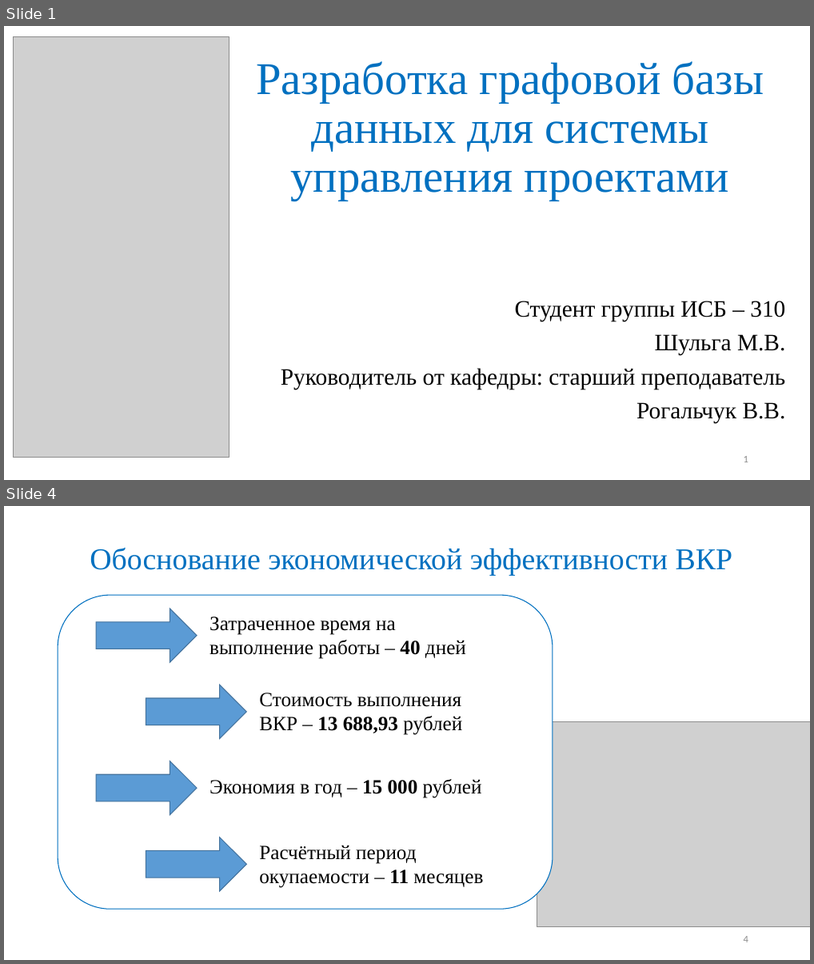
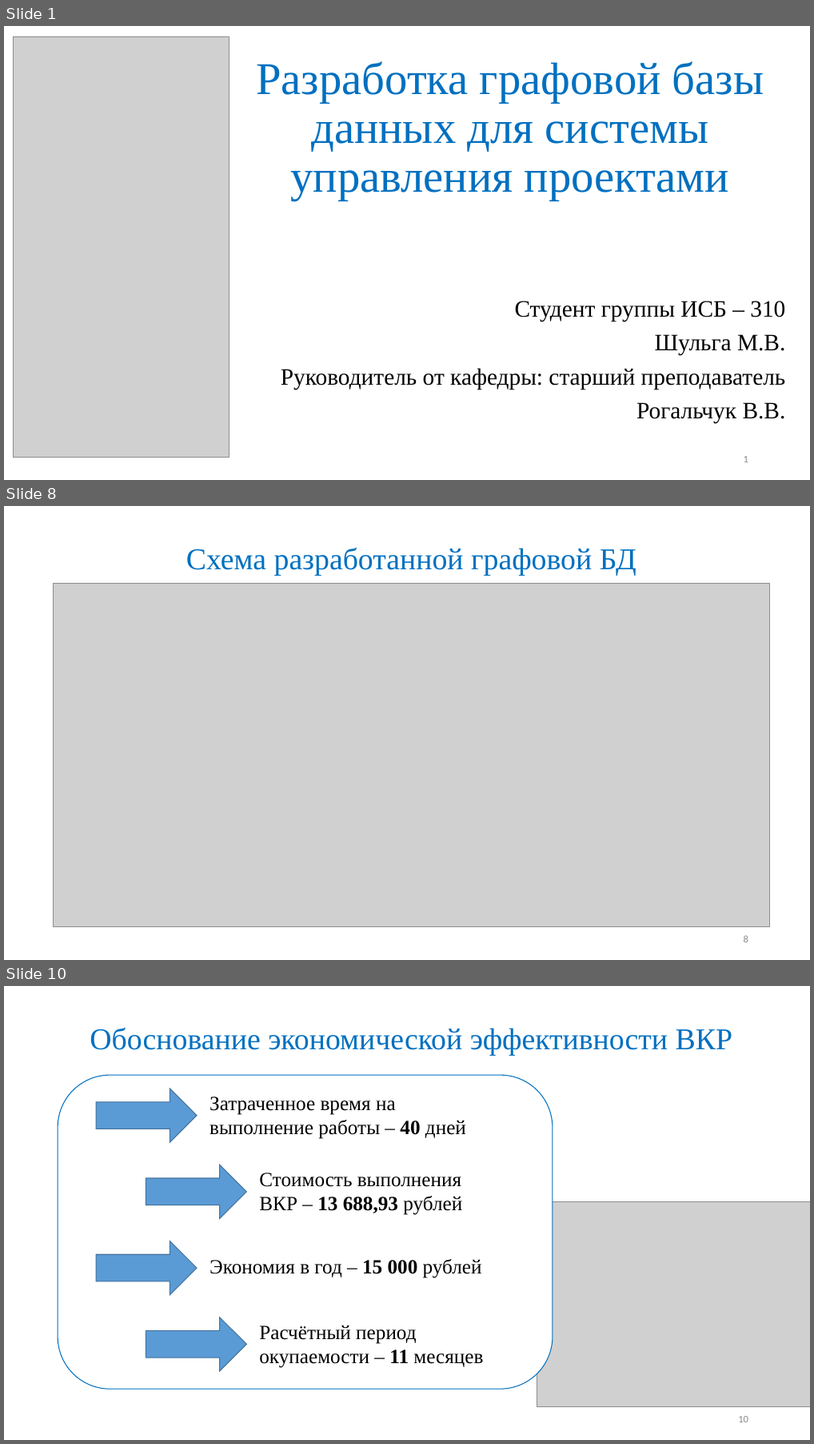
Before and after one commit to Maglus/-2017, a slide deck: Презентация ВКР2017.pptx. Shown one above the other, each under a label of ours: slides 1 and 4 before the commit, slides 1, 8 and 10 after it; the slides between them are not shown. The pictures are 814x964 and 814x1444 pixels, drawn with LibreOffice and Linux fonts; fonts in the diff are those of the drawing; grey boxes stand for pictures. Boxes give left, top, right and bottom in pixels: in the first picture for what was removed or moved away, otherwise in the second. Text is boxed around its words. In the diff, an @@ line names an element or a change of style, - is before the commit and + after.

```diff
--- a/Презентация ВКР2017.pptx
+++ b/Презентация ВКР2017.pptx
@@ slide 8 added at [4, 506, 810, 960], background #FFFFFF @@
@@ title added at [186, 548, 637, 576], 36 pt, text #0070C0 @@
+Схема разработанной графовой БД
@@ picture added at [53, 584, 770, 927] @@
@@ page number added at [744, 935, 749, 942], 12 pt, text #8C8C8C @@
+8
@@ what was slide 4 is now slide 10 @@
@@ page number at [738, 1416, 749, 1422]: text changed @@
-4
+10
```
Also in this commit, not shown: 2 slides changed, 5 other slides added.
